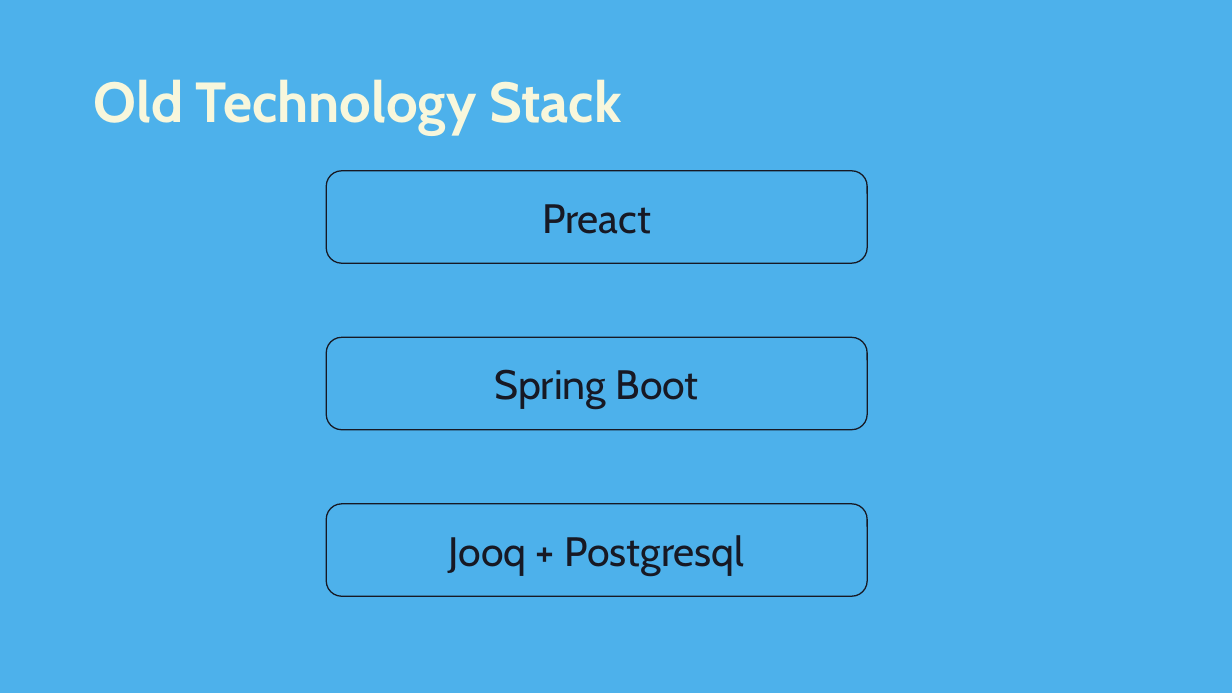
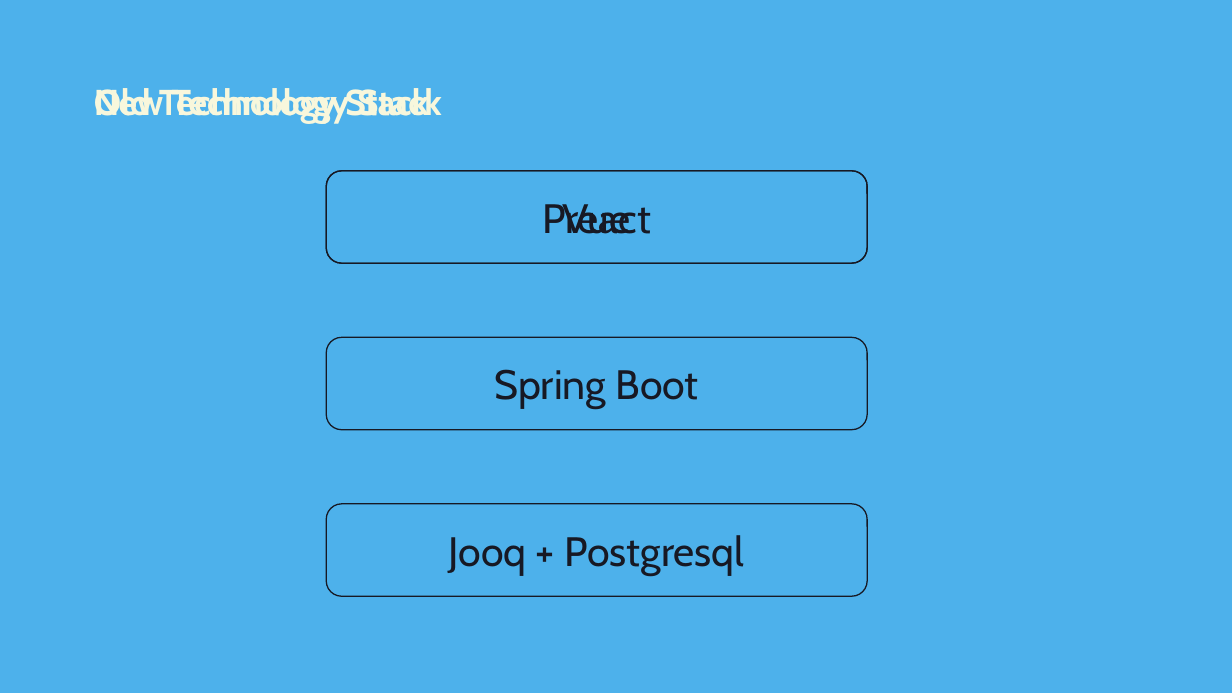
Before and after one commit to swaechter/fhnw-wodss, a slide deck: slide 2 of doc/Prasentation2.pptx. Drawn at 1232x693 pixels with LibreOffice and Linux fonts; fonts in the diff are those of the drawing. Boxes give left, top, right and bottom in pixels: in the first picture for what was removed or moved away, otherwise in the second. Text is boxed around its words. In the diff, an @@ line names an element or a change of style, - is before the commit and + after.

```diff
--- a/doc/Prasentation2.pptx
+++ b/doc/Prasentation2.pptx
@@ title "Old Technology Stack" at box(94, 88, 429, 124): size 44 to 28 pt @@
@@ text added at box(94, 88, 442, 124), 28 pt, text #F8F7DC, bold @@
+New Technology Stack
@@ rounded rectangle added at box(326, 171, 867, 263), outline #171924 1 pt, 32 pt, text #171924 @@
+Vue
```
Also in this commit, not shown: 3 other slides changed, 1 slide added.
